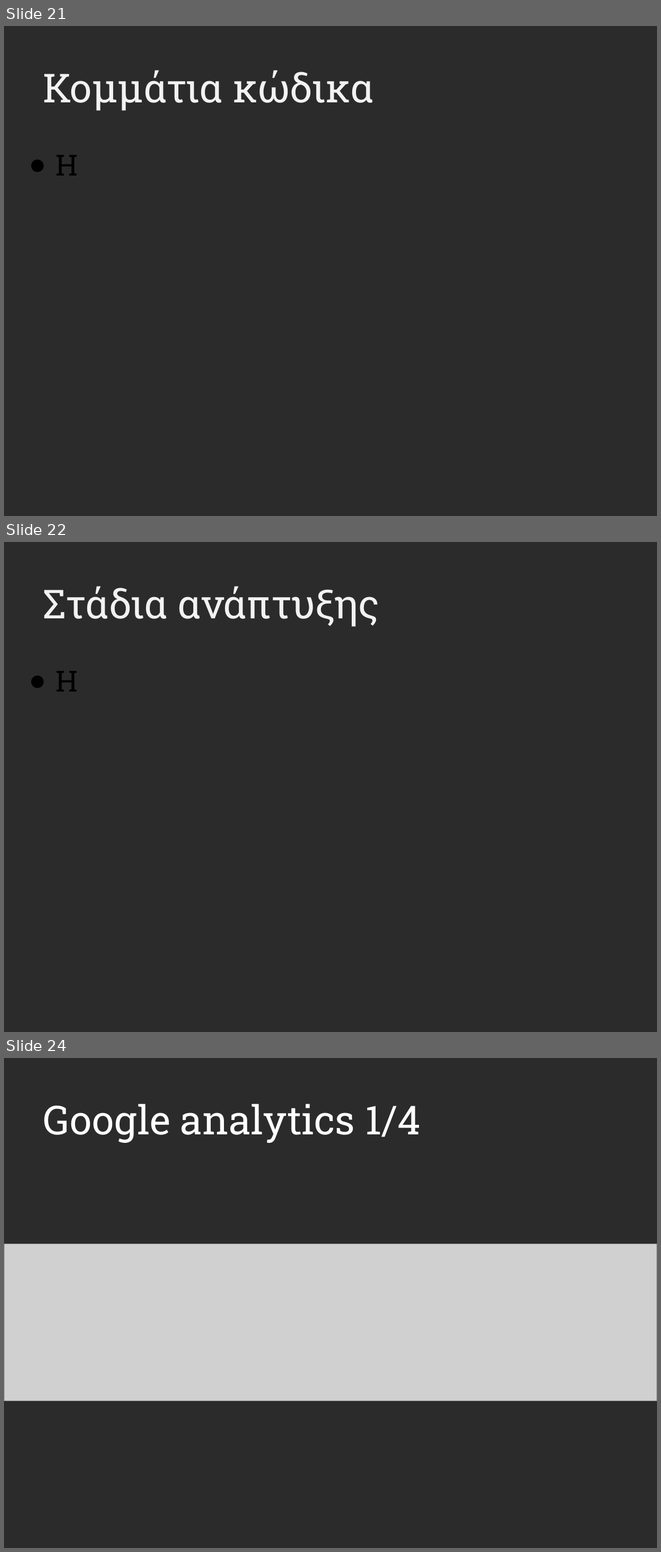
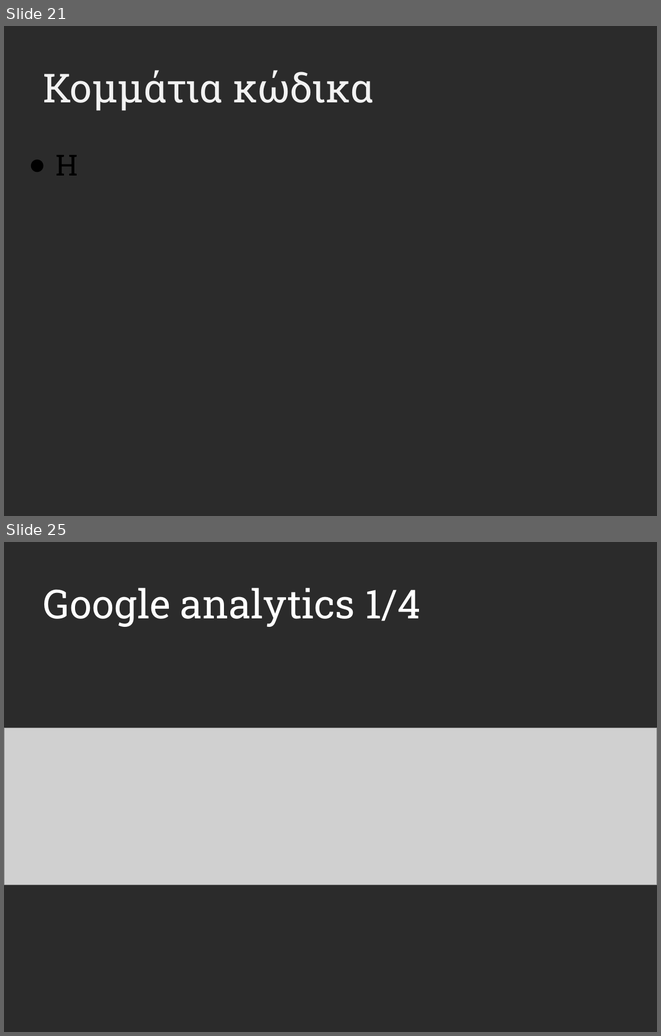
Before and after one commit to terminal0gr/WebApriori, a slide deck: Tasks/M102.pptx. Shown one above the other, each under a label of ours: slides 21, 22 and 24 before the commit, slides 21 and 25 after it; the slides between them are not shown. The pictures are 661x1552 and 661x1036 pixels, drawn with LibreOffice and Linux fonts; fonts in the diff are those of the drawing; grey boxes stand for pictures; background and template pictures are left out; a plain dark background stands for a picture behind light text. Boxes give left, top, right and bottom in pixels: in the first picture for what was removed or moved away, otherwise in the second. Text is boxed around its words. In the diff, an @@ line names an element or a change of style, - is before the commit and + after.

```diff
--- a/Tasks/M102.pptx
+++ b/Tasks/M102.pptx
@@ slide 22 removed at [4, 542, 657, 1032], background picture (left out) @@
@@ title removed at [43, 586, 380, 627] @@
-Στάδια ανάπτυξης
@@ text removed at [56, 671, 78, 691] @@
-● H
@@ what was slide 24 is now slide 25 @@
```
Also in this commit, not shown: 1 slide changed, 2 slides added, 1 other file.
